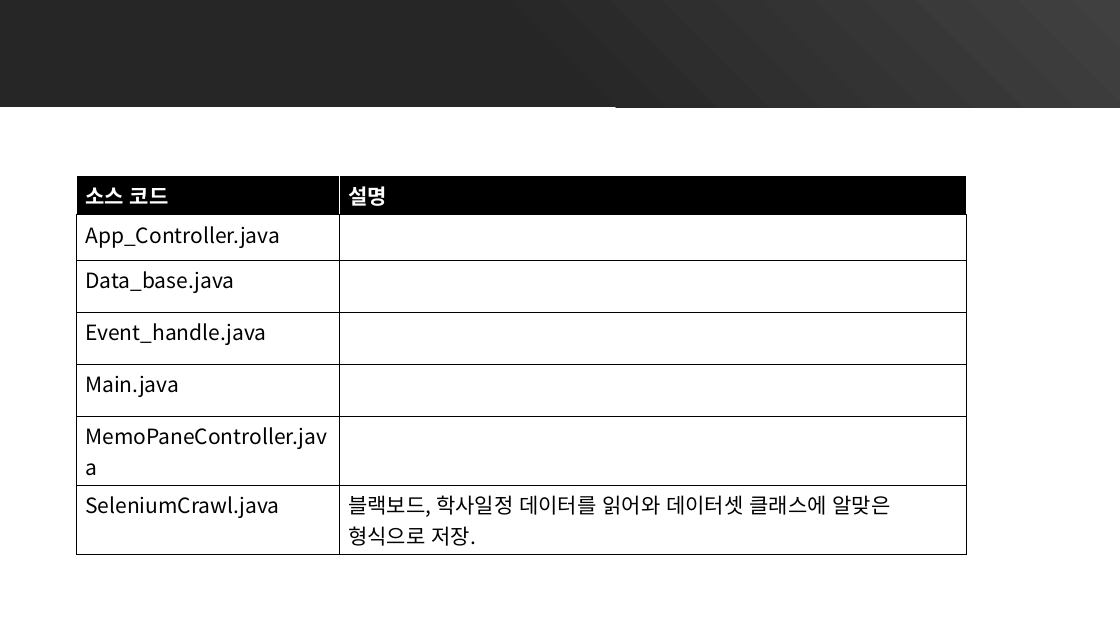
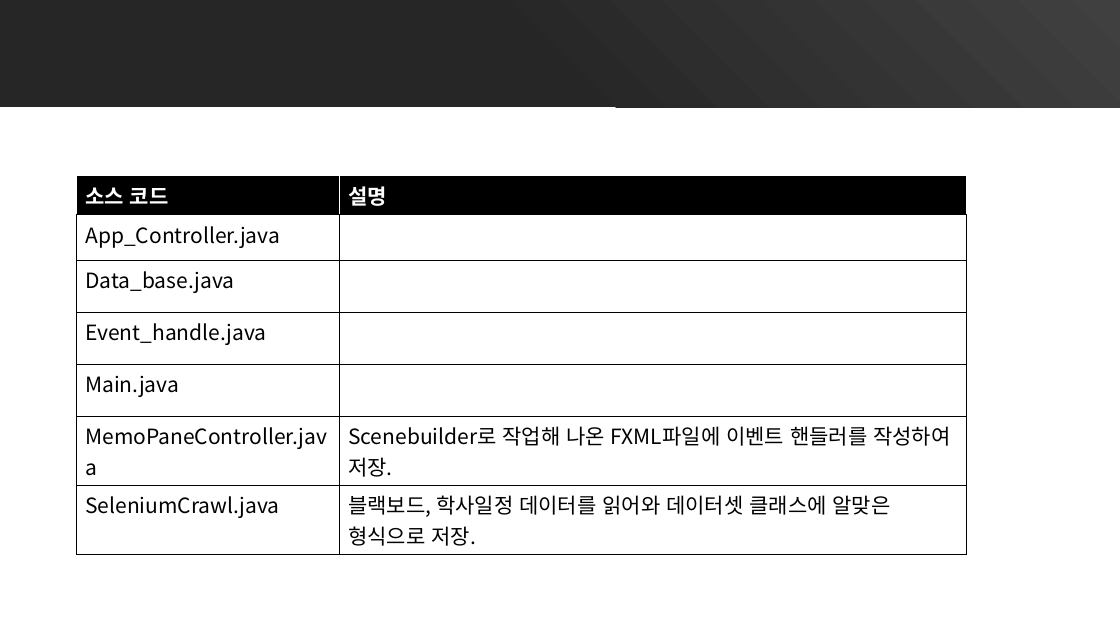
Before and after one commit to EvolvingProgrammer/OPENSOURCE16, a slide deck: slide 18 of ppt/계획서 0529.pptx. Drawn at 1120x630 pixels with LibreOffice and Linux fonts; fonts in the diff are those of the drawing. Boxes give left, top, right and bottom in pixels: in the first picture for what was removed or moved away, otherwise in the second. Text is boxed around its words. In the diff, an @@ line names an element or a change of style, - is before the commit and + after.

```diff
--- a/ppt/계획서 0529.pptx
+++ b/ppt/계획서 0529.pptx
@@ table at (x1=77, y1=176, x2=967, y2=550) @@
-row 6, column 2: 
+row 6, column 2: Scenebuilder로 작업해 나온 FXML파일에 이벤트 핸들러를 작성하여 저장.
```
Also in this commit, not shown: 1 other slide changed.
